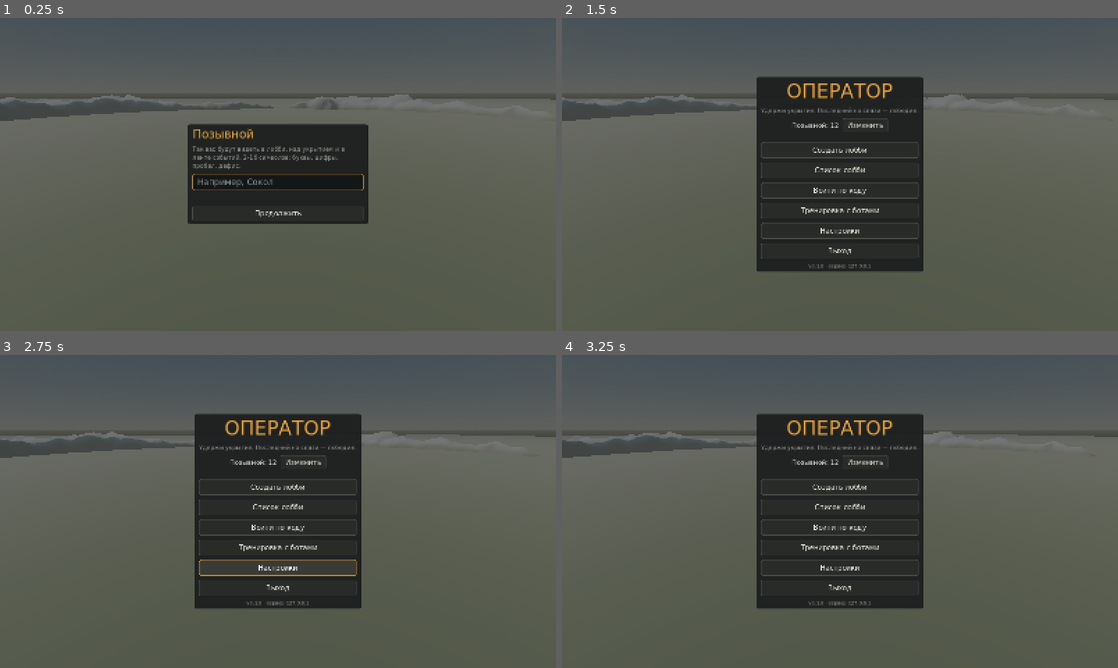
Above: before the commit, frames 1-4 (two rows, left to right).
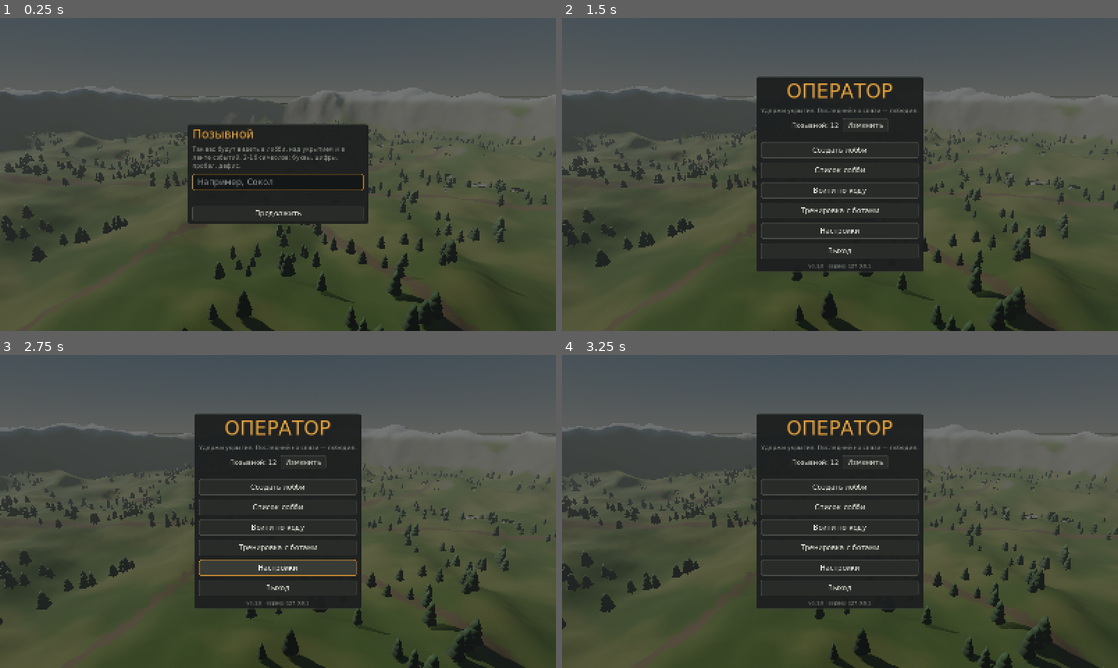
Above: after the commit, the same moments.

Repository: sevensave/operator
Game: Godot game, scene res://main.tscn
Same seed, same stepped clock (60 frames per second), same inputs: the game is played once before the commit and once after it.
Inputs (mouse positions are in pixels of both pictures, inside the frame that each line leads up to):
- Up to frame 1 (0.25 s): no input
- Up to frame 2 (1.5 s): click (840, 180) at 0.52 s; type "12" at 0.6 s; tap Enter at 1.25 s; move the mouse to (962, 158) at 1.27 s; hold D from 1.28 s (still down); tap Q at 1.35 s; click (962, 158) at 1.42 s
- Up to frame 3 (2.75 s): tap Space at 1.52 s; release D at 2 s; drag from (166, 527) to (250, 574) at 2.02 s
- Up to frame 4 (3.25 s): move the mouse to (895, 442) at 2.77 s; hold D from 2.78 s (still down); hold Shift from 2.78 s (still down)

The runs differ from the first frame. In frame 1, 40% of the frame differs, in the area x 0-100%, y 21-100%; in frame 2, 35%; in frame 3, 35%; in frame 4, 35%.

Commit message:
Полировка: фон меню, тема интерфейса, замер кадров, автопилот для проверки

Diff:
--- a/boot.gd
+++ b/boot.gd
@@ -17,6 +17,10 @@
 		add_child(srv)
 		return
 	get_tree().root.theme = UiTheme.theme()
+	if args.has("novsync"):
+		DisplayServer.window_set_vsync_mode(DisplayServer.VSYNC_DISABLED)
+	if args.has("quality"):
+		Settings.quality = int(args.quality)
 	_shot_path = args.get("shot", "")
 	_shot_at = float(args.get("shot-at", "8"))
 	var app: Node = load("res://ui/app.gd").new()
@@ -45,6 +49,6 @@
 	if _t >= _shot_at:
 		var img := get_viewport().get_texture().get_image()
 		img.save_png(_shot_path)
-		print("screenshot: ", _shot_path)
+		print("screenshot: ", _shot_path, "  fps: ", Engine.get_frames_per_second(), "  draw calls: ", RenderingServer.get_rendering_info(RenderingServer.RENDERING_INFO_TOTAL_DRAW_CALLS_IN_FRAME))
 		_shot_path = ""
 		get_tree().quit()
--- a/game/world_builder.gd
+++ b/game/world_builder.gd
@@ -123,15 +123,28 @@
 	mi.material_override = mat
 	mi.name = "Ground"
 	root.add_child(mi)
-	# Кольцо дальней земли за краем карты, чтобы не было обрыва.
+	# Дальняя земля вокруг карты (с дырой над долиной), чтобы у гор не было обрыва.
+	var fst := SurfaceTool.new()
+	fst.begin(Mesh.PRIMITIVE_TRIANGLES)
+	var inner := SimConst.MAP_HALF - 2.0
+	var outer := 4000.0
+	var y := 96.0
+	var rects := [Rect2(-outer, -outer, outer * 2, outer - inner), Rect2(-outer, inner, outer * 2, outer - inner),
+		Rect2(-outer, -inner, outer - inner, inner * 2), Rect2(inner, -inner, outer - inner, inner * 2)]
+	for r in rects:
+		var a := Vector3(r.position.x, y, r.position.y)
+		var b := Vector3(r.end.x, y, r.position.y)
+		var c := Vector3(r.end.x, y, r.end.y)
+		var d := Vector3(r.position.x, y, r.end.y)
+		fst.set_normal(Vector3.UP)
+		for v in [a, b, c, a, c, d]:
+			fst.add_vertex(v)
 	var far := MeshInstance3D.new()
-	var pm := PlaneMesh.new()
-	pm.size = Vector2(6000, 6000)
-	far.mesh = pm
-	far.position = Vector3(0, 95, 0)
+	far.mesh = fst.commit()
 	var fm := StandardMaterial3D.new()
-	fm.albedo_color = Color(0.38, 0.40, 0.30)
+	fm.albedo_color = Color(0.30, 0.33, 0.22)
 	fm.roughness = 1.0
+	fm.cull_mode = BaseMaterial3D.CULL_DISABLED
 	far.material_override = fm
 	far.cast_shadow = GeometryInstance3D.SHADOW_CASTING_SETTING_OFF
 	root.add_child(far)
--- a/ui/app.gd
+++ b/ui/app.gd
@@ -80,7 +80,7 @@
 	if backdrop and backdrop.visible:
 		var cam: Camera3D = backdrop.get_node("Cam")
 		var a := Time.get_ticks_msec() / 1000.0 * 0.03
-		cam.position = Vector3(cos(a) * 470.0, 150.0, sin(a) * 470.0)
+		cam.position = Vector3(cos(a) * 380.0, 120.0, sin(a) * 380.0)
 		cam.look_at(Vector3(0, 10, 0), Vector3.UP)
 	if ui and ui.name == "List":
 		_list_t -= delta
